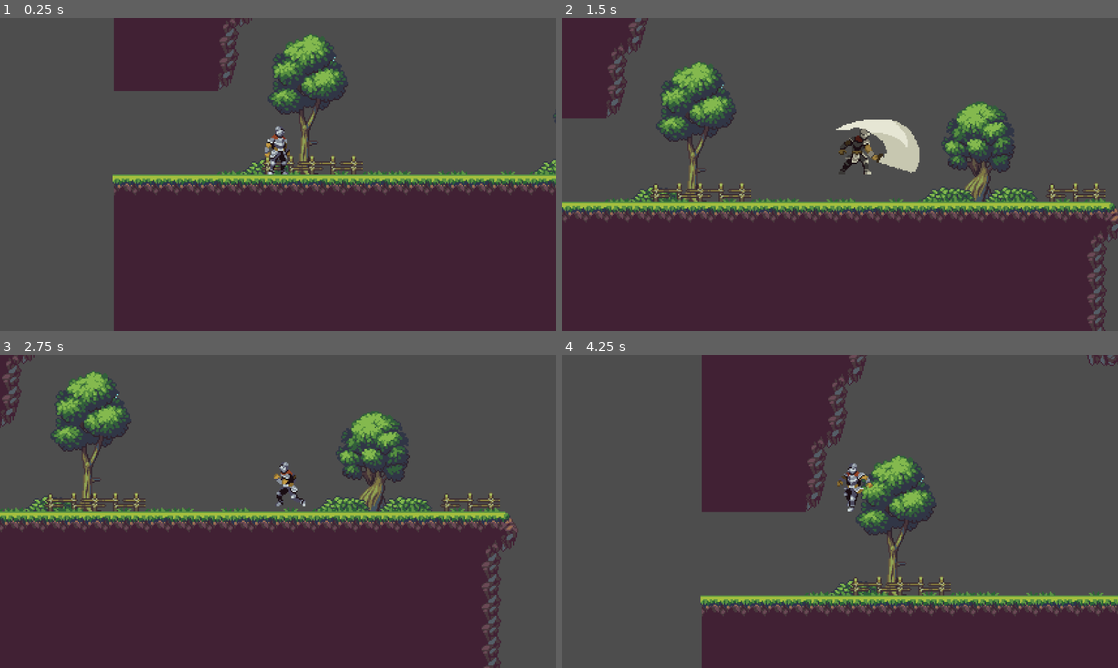
Above: before the commit, frames 1-4 (two rows, left to right).
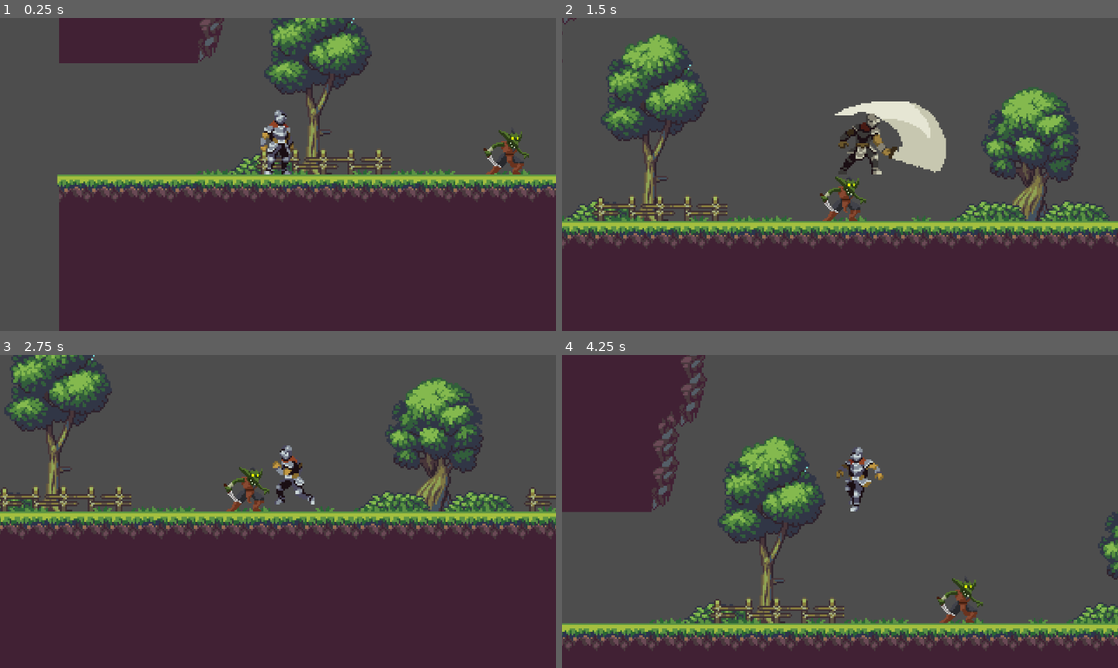
Above: after the commit, the same moments.

Repository: BOXCUBE06/A-good-knight-game
Game: Godot game, scene res://scenes/1_st_level.tscn
The game is run twice, just before and just after one commit, with the same random seed, the same clock (stepped at 60 frames per second) and the same inputs. The project has no main scene, so this scene is started directly.
Inputs:
- Up to frame 1 (0.25 s): no input
- Up to frame 2 (1.5 s): hold J (attack) 0.53-1.28 s; hold D (right) from 0.53 s (still down); tap Space (jump) at 0.77 s; tap J (attack) at 1.35 s
- Up to frame 3 (2.75 s): tap Space (jump) at 1.52 s; release D (right) at 2.03 s; hold A (left) from 2.03 s (still down); hold J (attack) from 2.03 s (still down); tap Shift (roll) at 2.1 s
- Up to frame 4 (4.25 s): keep holding A (left); release J (attack) at 2.78 s; tap J (attack) at 2.85 s; tap Space (jump) at 3.02, 3.77 s; hold J (attack) from 3.53 s (still down)

The runs differ from the first frame. In frame 1, 18% of the frame differs, in the area x 10-100%, y 0-100%; in frame 2, 30%; in frame 3, 23%; in frame 4, 40%, in the area x 0-100%, y 0-100%.

Commit message:
added goblin with hurtbox

Diff:
--- a/scenes/1_st_level.tscn
+++ b/scenes/1_st_level.tscn
@@ -3,6 +3,7 @@
 [ext_resource type="Texture2D" uid="uid://bxr6fgjvq2hq7" path="res://assets/The World/Foreground/Tileset.png" id="1_r0s54"]
 [ext_resource type="PackedScene" uid="uid://bnk6wo5s0ek7r" path="res://scenes/coin.tscn" id="1_yourp"]
 [ext_resource type="Texture2D" uid="uid://cmpanivne4bjc" path="res://assets/The World/Foreground/Trees.png" id="2_7mnyq"]
+[ext_resource type="PackedScene" uid="uid://cb40h3fcryf1t" path="res://scenes/goblin.tscn" id="2_48uft"]
 [ext_resource type="PackedScene" uid="uid://dll7s1t3nj5yv" path="res://scenes/knight.tscn" id="2_bb5av"]
 
 [sub_resource type="TileSetAtlasSource" id="TileSetAtlasSource_wxbss"]
@@ -425,6 +426,12 @@
 [node name="Coin5" parent="coins" unique_id=1016276105 instance=ExtResource("1_yourp")]
 position = Vector2(624, -56)
 
+[node name="enemies" type="Node" parent="." unique_id=1347163242]
+
+[node name="goblin" parent="enemies" unique_id=625552886 instance=ExtResource("2_48uft")]
+position = Vector2(131, 0)
+scale = Vector2(0.8, 0.8)
+
 [node name="TileMap" type="TileMap" parent="." unique_id=1153423940]
 position = Vector2(1, 0)
 format = 2
@@ -457,4 +464,5 @@
 [node name="Knight" parent="." unique_id=832301733 instance=ExtResource("2_bb5av")]
 
 [node name="Camera2D" type="Camera2D" parent="Knight" unique_id=201155421]
-zoom = Vector2(3, 3)
+zoom = Vector2(4, 4)
+rotation_smoothing_enabled = true
--- /dev/null
+++ b/scenes/goblin.tscn
@@ -0,0 +1,360 @@
+[gd_scene format=3 uid="uid://cb40h3fcryf1t"]
+
+[ext_resource type="Script" uid="uid://dfom7xe6rupvf" path="res://scripts/goblin.gd" id="1_lkl8q"]
+[ext_resource type="Texture2D" uid="uid://63y8mxohufmv" path="res://assets/Goblin/Attack.png" id="1_tjgje"]
+[ext_resource type="Texture2D" uid="uid://4d22768hvf67" path="res://assets/Goblin/Death.png" id="2_g1p1y"]
+[ext_resource type="Texture2D" uid="uid://c7s8l47t0jvho" path="res://assets/Goblin/Take Hit.png" id="3_lkl8q"]
+[ext_resource type="Texture2D" uid="uid://bnaaagolw66ug" path="res://assets/Goblin/Idle.png" id="4_yyaat"]
+[ext_resource type="Texture2D" uid="uid://txjvqgcq11nd" path="res://assets/Goblin/Run.png" id="5_u21pb"]
+
+[sub_resource type="Animation" id="Animation_vho8j"]
+length = 0.001
+tracks/0/type = "value"
+tracks/0/imported = false
+tracks/0/enabled = true
+tracks/0/path = NodePath("AnimatedSprite2D:animation")
+tracks/0/interp = 1
+tracks/0/loop_wrap = true
+tracks/0/keys = {
+"times": PackedFloat32Array(0),
+"transitions": PackedFloat32Array(1),
+"update": 1,
+"values": [&"attack"]
+}
+tracks/1/type = "value"
+tracks/1/imported = false
+tracks/1/enabled = true
+tracks/1/path = NodePath("AnimatedSprite2D:frame")
+tracks/1/interp = 1
+tracks/1/loop_wrap = true
+tracks/1/keys = {
+"times": PackedFloat32Array(0),
+"transitions": PackedFloat32Array(1),
+"update": 1,
+"values": [2]
+}
+tracks/2/type = "value"
+tracks/2/imported = false
+tracks/2/enabled = true
+tracks/2/path = NodePath("AttackArea/CollisionShape2D:disabled")
+tracks/2/interp = 1
+tracks/2/loop_wrap = true
+tracks/2/keys = {
+"times": PackedFloat32Array(0),
+"transitions": PackedFloat32Array(1),
+"update": 1,
+"values": [true]
+}
+
+[sub_resource type="Animation" id="Animation_g2t3q"]
+resource_name = "attack"
+length = 0.53333336
+tracks/0/type = "value"
+tracks/0/imported = false
+tracks/0/enabled = true
+tracks/0/path = NodePath("AnimatedSprite2D:animation")
+tracks/0/interp = 1
+tracks/0/loop_wrap = true
+tracks/0/keys = {
+"times": PackedFloat32Array(0),
+"transitions": PackedFloat32Array(1),
+"update": 1,
+"values": [&"attack"]
+}
+tracks/1/type = "value"
+tracks/1/imported = false
+tracks/1/enabled = true
+tracks/1/path = NodePath("AnimatedSprite2D:frame")
+tracks/1/interp = 1
+tracks/1/loop_wrap = true
+tracks/1/keys = {
+"times": PackedFloat32Array(0, 0.06666667, 0.13333334, 0.2, 0.26666668, 0.33333334, 0.4, 0.46666667),
+"transitions": PackedFloat32Array(1, 1, 1, 1, 1, 1, 1, 1),
+"update": 1,
+"values": [0, 1, 2, 3, 4, 5, 6, 7]
+}
+tracks/2/type = "value"
+tracks/2/imported = false
+tracks/2/enabled = true
+tracks/2/path = NodePath("AttackArea/CollisionShape2D:disabled")
+tracks/2/interp = 1
+tracks/2/loop_wrap = true
+tracks/2/keys = {
+"times": PackedFloat32Array(0, 0.4057713, 0.4744214),
+"transitions": PackedFloat32Array(1, 1, 1),
+"update": 1,
+"values": [true, false, true]
+}
+
+[sub_resource type="AnimationLibrary" id="AnimationLibrary_osho7"]
+_data = {
+&"RESET": SubResource("Animation_vho8j"),
+&"attack": SubResource("Animation_g2t3q")
+}
+
+[sub_resource type="AtlasTexture" id="AtlasTexture_4yait"]
+atlas = ExtResource("1_tjgje")
+region = Rect2(0, 0, 150, 150)
+
+[sub_resource type="AtlasTexture" id="AtlasTexture_q3g0h"]
+atlas = ExtResource("1_tjgje")
+region = Rect2(150, 0, 150, 150)
+
+[sub_resource type="AtlasTexture" id="AtlasTexture_76chb"]
+atlas = ExtResource("1_tjgje")
+region = Rect2(300, 0, 150, 150)
+
+[sub_resource type="AtlasTexture" id="AtlasTexture_g1p1y"]
+atlas = ExtResource("1_tjgje")
+region = Rect2(450, 0, 150, 150)
+
+[sub_resource type="AtlasTexture" id="AtlasTexture_lkl8q"]
+atlas = ExtResource("1_tjgje")
+region = Rect2(600, 0, 150, 150)
+
+[sub_resource type="AtlasTexture" id="AtlasTexture_yyaat"]
+atlas = ExtResource("1_tjgje")
+region = Rect2(750, 0, 150, 150)
+
+[sub_resource type="AtlasTexture" id="AtlasTexture_u21pb"]
+atlas = ExtResource("1_tjgje")
+region = Rect2(900, 0, 150, 150)
+
+[sub_resource type="AtlasTexture" id="AtlasTexture_vho8j"]
+atlas = ExtResource("1_tjgje")
+region = Rect2(1050, 0, 150, 150)
+
+[sub_resource type="AtlasTexture" id="AtlasTexture_exsy4"]
+atlas = ExtResource("2_g1p1y")
+region = Rect2(0, 0, 150, 150)
+
+[sub_resource type="AtlasTexture" id="AtlasTexture_nadka"]
+atlas = ExtResource("2_g1p1y")
+region = Rect2(150, 0, 150, 150)
+
+[sub_resource type="AtlasTexture" id="AtlasTexture_17tps"]
+atlas = ExtResource("2_g1p1y")
+region = Rect2(300, 0, 150, 150)
+
+[sub_resource type="AtlasTexture" id="AtlasTexture_y64qe"]
+atlas = ExtResource("2_g1p1y")
+region = Rect2(450, 0, 150, 150)
+
+[sub_resource type="AtlasTexture" id="AtlasTexture_0x8hd"]
+atlas = ExtResource("3_lkl8q")
+region = Rect2(0, 0, 150, 150)
+
+[sub_resource type="AtlasTexture" id="AtlasTexture_3wbsg"]
+atlas = ExtResource("3_lkl8q")
+region = Rect2(150, 0, 150, 150)
+
+[sub_resource type="AtlasTexture" id="AtlasTexture_2q0rr"]
+atlas = ExtResource("3_lkl8q")
+region = Rect2(300, 0, 150, 150)
+
+[sub_resource type="AtlasTexture" id="AtlasTexture_24xck"]
+atlas = ExtResource("3_lkl8q")
+region = Rect2(450, 0, 150, 150)
+
+[sub_resource type="AtlasTexture" id="AtlasTexture_dqtp1"]
+atlas = ExtResource("4_yyaat")
+region = Rect2(0, 0, 150, 150)
+
+[sub_resource type="AtlasTexture" id="AtlasTexture_lhktg"]
+atlas = ExtResource("4_yyaat")
+region = Rect2(150, 0, 150, 150)
+
+[sub_resource type="AtlasTexture" id="AtlasTexture_8rfs3"]
+atlas = ExtResource("4_yyaat")
+region = Rect2(300, 0, 150, 150)
+
+[sub_resource type="AtlasTexture" id="AtlasTexture_ks8t0"]
+atlas = ExtResource("4_yyaat")
+region = Rect2(450, 0, 150, 150)
+
+[sub_resource type="AtlasTexture" id="AtlasTexture_13dsh"]
+atlas = ExtResource("5_u21pb")
+region = Rect2(0, 0, 150, 150)
+
+[sub_resource type="AtlasTexture" id="AtlasTexture_v8gx8"]
+atlas = ExtResource("5_u21pb")
+region = Rect2(150, 0, 150, 150)
+
+[sub_resource type="AtlasTexture" id="AtlasTexture_os5nw"]
+atlas = ExtResource("5_u21pb")
+region = Rect2(300, 0, 150, 150)
+
+[sub_resource type="AtlasTexture" id="AtlasTexture_s6k17"]
+atlas = ExtResource("5_u21pb")
+region = Rect2(450, 0, 150, 150)
+
+[sub_resource type="AtlasTexture" id="AtlasTexture_iqo7g"]
+atlas = ExtResource("5_u21pb")
+region = Rect2(600, 0, 150, 150)
+
+[sub_resource type="AtlasTexture" id="AtlasTexture_cww4c"]
+atlas = ExtResource("5_u21pb")
+region = Rect2(750, 0, 150, 150)
+
+[sub_resource type="AtlasTexture" id="AtlasTexture_bmpje"]
+atlas = ExtResource("5_u21pb")
+region = Rect2(900, 0, 150, 150)
+
+[sub_resource type="AtlasTexture" id="AtlasTexture_f55f5"]
+atlas = ExtResource("5_u21pb")
+region = Rect2(1050, 0, 150, 150)
+
+[sub_resource type="SpriteFrames" id="SpriteFrames_jvwcf"]
+animations = [{
+"frames": [{
+"duration": 1.0,
+"texture": SubResource("AtlasTexture_4yait")
+}, {
+"duration": 1.0,
+"texture": SubResource("AtlasTexture_q3g0h")
+}, {
+"duration": 1.0,
+"texture": SubResource("AtlasTexture_76chb")
+}, {
+"duration": 1.0,
+"texture": SubResource("AtlasTexture_g1p1y")
+}, {
+"duration": 1.0,
+"texture": SubResource("AtlasTexture_lkl8q")
+}, {
+"duration": 1.0,
+"texture": SubResource("AtlasTexture_yyaat")
+}, {
+"duration": 1.0,
+"texture": SubResource("AtlasTexture_u21pb")
+}, {
+"duration": 1.0,
+"texture": SubResource("AtlasTexture_vho8j")
+}],
+"loop": false,
+"name": &"attack",
+"speed": 15.0
+}, {
+"frames": [{
+"duration": 1.0,
+"texture": SubResource("AtlasTexture_exsy4")
+}, {
+"duration": 1.0,
+"texture": SubResource("AtlasTexture_nadka")
+}, {
+"duration": 1.0,
+"texture": SubResource("AtlasTexture_17tps")
+}, {
+"duration": 1.0,
+"texture": SubResource("AtlasTexture_y64qe")
+}],
+"loop": false,
+"name": &"death",
+"speed": 12.0
+}, {
+"frames": [{
+"duration": 1.0,
+"texture": SubResource("AtlasTexture_0x8hd")
+}, {
+"duration": 1.0,
+"texture": SubResource("AtlasTexture_3wbsg")
+}, {
+"duration": 1.0,
+"texture": SubResource("AtlasTexture_2q0rr")
+}, {
+"duration": 1.0,
+"texture": SubResource("AtlasTexture_24xck")
+}],
+"loop": false,
+"name": &"hurt",
+"speed": 12.0
+}, {
+"frames": [{
+"duration": 1.0,
+"texture": SubResource("AtlasTexture_dqtp1")
+}, {
+"duration": 1.0,
+"texture": SubResource("AtlasTexture_lhktg")
+}, {
+"duration": 1.0,
+"texture": SubResource("AtlasTexture_8rfs3")
+}, {
+"duration": 1.0,
+"texture": SubResource("AtlasTexture_ks8t0")
+}],
+"loop": true,
+"name": &"idle",
+"speed": 10.0
+}, {
+"frames": [{
+"duration": 1.0,
+"texture": SubResource("AtlasTexture_13dsh")
+}, {
+"duration": 1.0,
+"texture": SubResource("AtlasTexture_v8gx8")
+}, {
+"duration": 1.0,
+"texture": SubResource("AtlasTexture_os5nw")
+}, {
+"duration": 1.0,
+"texture": SubResource("AtlasTexture_s6k17")
+}, {
+"duration": 1.0,
+"texture": SubResource("AtlasTexture_iqo7g")
+}, {
+"duration": 1.0,
+"texture": SubResource("AtlasTexture_cww4c")
+}, {
+"duration": 1.0,
+"texture": SubResource("AtlasTexture_bmpje")
+}, {
+"duration": 1.0,
+"texture": SubResource("AtlasTexture_f55f5")
+}],
+"loop": true,
+"name": &"run",
+"speed": 12.0
+}]
+
+[sub_resource type="CapsuleShape2D" id="CapsuleShape2D_pjam5"]
+radius = 6.0
+height = 34.0
+
+[sub_resource type="RectangleShape2D" id="RectangleShape2D_v2rmj"]
+size = Vector2(26, 34)
+
+[sub_resource type="RectangleShape2D" id="RectangleShape2D_g1p1y"]
+size = Vector2(28, 9)
+
+[node name="goblin" type="CharacterBody2D" unique_id=625552886]
+script = ExtResource("1_lkl8q")
+
+[node name="AnimationPlayer" type="AnimationPlayer" parent="." unique_id=1518008081]
+libraries/ = SubResource("AnimationLibrary_osho7")
+
+[node name="AnimatedSprite2D" type="AnimatedSprite2D" parent="." unique_id=1590124530]
+position = Vector2(1, -26)
+sprite_frames = SubResource("SpriteFrames_jvwcf")
+animation = &"attack"
+frame = 2
+
+[node name="hitbox" type="CollisionShape2D" parent="." unique_id=192273716]
+position = Vector2(2, -17)
+shape = SubResource("CapsuleShape2D_pjam5")
+
+[node name="HurtBox" type="Area2D" parent="." unique_id=483349022]
+position = Vector2(1, -17)
+collision_layer = 4
+collision_mask = 0
+
+[node name="CollisionShape2D" type="CollisionShape2D" parent="HurtBox" unique_id=2032405072]
+shape = SubResource("RectangleShape2D_v2rmj")
+debug_color = Color(0.8487164, 0.3751638, 5.7756904e-07, 0.41960785)
+
+[node name="AttackArea" type="Area2D" parent="." unique_id=79298944]
+
+[node name="CollisionShape2D" type="CollisionShape2D" parent="AttackArea" unique_id=2121544516]
+position = Vector2(30, -9)
+shape = SubResource("RectangleShape2D_g1p1y")
+disabled = true
+debug_color = Color(0.99999994, 0.00448285, 0.086790256, 0.41960785)
--- a/scenes/knight.tscn
+++ b/scenes/knight.tscn
@@ -6,6 +6,7 @@
 [ext_resource type="Texture2D" uid="uid://c2ri07sdi3b5r" path="res://assets/Knight/Colour1/NoOutline/120x80_PNGSheets/_Attack.png" id="2_mvyd6"]
 [ext_resource type="Texture2D" uid="uid://osmrgfuvy1yr" path="res://assets/Knight/Colour1/NoOutline/120x80_PNGSheets/_Attack2.png" id="3_14u3r"]
 [ext_resource type="Texture2D" uid="uid://4n0116xd1oj0" path="res://assets/Knight/Colour2/NoOutline/120x80_PNGSheets/_Jump.png" id="3_k2txo"]
+[ext_resource type="Texture2D" uid="uid://dnge1jr46wqv7" path="res://assets/Knight/Colour2/NoOutline/120x80_PNGSheets/_AttackNoMovement.png" id="4_3cm67"]
 [ext_resource type="Texture2D" uid="uid://b2k53f2t3nphd" path="res://assets/Knight/Colour2/NoOutline/120x80_PNGSheets/_Roll.png" id="4_mvyd6"]
 [ext_resource type="Texture2D" uid="uid://dtahi65n64sp5" path="res://assets/Knight/Colour2/NoOutline/120x80_PNGSheets/_Run.png" id="5_14u3r"]
 [ext_resource type="Texture2D" uid="uid://bivtaynbdcuw7" path="res://assets/Knight/Colour2/NoOutline/120x80_PNGSheets/_TurnAround.png" id="6_3cm67"]
@@ -176,6 +177,22 @@
 atlas = ExtResource("3_14u3r")
 region = Rect2(600, 0, 120, 80)
 
+[sub_resource type="AtlasTexture" id="AtlasTexture_xf3v0"]
+atlas = ExtResource("4_3cm67")
+region = Rect2(0, 0, 120, 80)
+
+[sub_resource type="AtlasTexture" id="AtlasTexture_l7r8j"]
+atlas = ExtResource("4_3cm67")
+region = Rect2(120, 0, 120, 80)
+
+[sub_resource type="AtlasTexture" id="AtlasTexture_4dm5t"]
+atlas = ExtResource("4_3cm67")
+region = Rect2(240, 0, 120, 80)
+
+[sub_resource type="AtlasTexture" id="AtlasTexture_612xs"]
+atlas = ExtResource("4_3cm67")
+region = Rect2(360, 0, 120, 80)
+
 [sub_resource type="AtlasTexture" id="AtlasTexture_nw3uw"]
 atlas = ExtResource("1_swm0g")
 region = Rect2(0, 0, 120, 80)
@@ -381,6 +398,23 @@
 "loop": false,
 "name": &"attack2",
 "speed": 18.0
+}, {
+"frames": [{
+"duration": 1.0,
+"texture": SubResource("AtlasTexture_xf3v0")
+}, {
+"duration": 1.0,
+"texture": SubResource("AtlasTexture_l7r8j")
+}, {
+"duration": 1.0,
+"texture": SubResource("AtlasTexture_4dm5t")
+}, {
+"duration": 1.0,
+"texture": SubResource("AtlasTexture_612xs")
+}],
+"loop": true,
+"name": &"attack3",
+"speed": 12.0
 }, {
 "frames": [],
 "loop": true,
@@ -566,6 +600,8 @@
 shape = SubResource("CapsuleShape2D_swm0g")
 
 [node name="AttackArea" type="Area2D" parent="." unique_id=1228112249]
+collision_layer = 8
+collision_mask = 4
 
 [node name="CollisionShape2D" type="CollisionShape2D" parent="AttackArea" unique_id=1963320844]
 position = Vector2(48, -19)
@@ -574,3 +610,4 @@
 debug_color = Color(0.99833244, 0, 0.15601519, 0.41960785)
 
 [connection signal="animation_finished" from="AnimationPlayer" to="." method="_on_animation_player_animation_finished"]
+[connection signal="area_entered" from="AttackArea" to="." method="_on_attack_area_area_entered"]
--- /dev/null
+++ b/scripts/goblin.gd
@@ -0,0 +1,69 @@
+extends CharacterBody2D
+
+# --- Variables ---
+var health: int = 20
+var is_dead: bool = false
+var is_hurt: bool = false
+
+# --- Nodes ---
+@onready var sprite = $AnimatedSprite2D
+
+func _physics_process(delta: float) -> void:
+	# Stop processing movement logic if dead
+	if is_dead:
+		return
+
+	# Apply gravity so the goblin doesn't float
+	if not is_on_floor():
+		velocity += get_gravity() * delta
+
+	# If the goblin is currently playing the hurt animation, stop it from moving
+	if is_hurt:
+		velocity.x = move_toward(velocity.x, 0, 200 * delta)
+		move_and_slide()
+		return
+
+	# Default state (you can add your run/chase logic here later)
+	sprite.play("idle")
+	move_and_slide()
+
+# --- Damage Logic ---
+func take_damage(amount: int) -> void:
+	if is_dead:
+		return
+
+	health -= amount
+
+	if health <= 0:
+		die()
+	else:
+		trigger_hurt()
+
+func trigger_hurt() -> void:
+	is_hurt = true
+	sprite.play("hurt")
+
+	# Wait for the hurt animation to completely finish
+	await sprite.animation_finished
+
+	# Return to normal state only if it didn't die while hurt
+	if not is_dead:
+		is_hurt = false
+
+func die() -> void:
+	is_dead = true
+	velocity.x = 0 # Stop all horizontal movement
+
+	sprite.play("death")
+
+	# Safely turn off the hitboxes so the player's sword doesn't keep hitting the corpse
+	if has_node("hurtbox/CollisionShape2D"):
+		$hurtbox/CollisionShape2D.set_deferred("disabled", true)
+	if has_node("hitbox/CollisionShape2D"):
+		$hitbox/CollisionShape2D.set_deferred("disabled", true)
+	if has_node("AttackArea/CollisionShape2D"):
+		$AttackArea/CollisionShape2D.set_deferred("disabled", true)
+
+	# Wait for the death animation to finish, then delete the goblin from the game
+	await sprite.animation_finished
+	queue_free()
--- a/scripts/knight.gd
+++ b/scripts/knight.gd
@@ -139,3 +139,9 @@
 	elif anim_name == "attack2":
 		is_attacking = false
 		combo_step = 0
+
+
+func _on_attack_area_area_entered(area: Area2D) -> void:
+	var enemy = area.get_parent()
+	if enemy.has_method("take_damage"):
+		enemy.take_damage(10)
Binary file added: assets/Goblin/Attack.png
Not shown, added: assets/Goblin/Attack.png.import
Binary file added: assets/Goblin/Death.png
Not shown, added: assets/Goblin/Death.png.import
Binary file added: assets/Goblin/Idle.png
Not shown, added: assets/Goblin/Idle.png.import
Binary file added: assets/Goblin/Run.png
Not shown, added: assets/Goblin/Run.png.import
Binary file added: assets/Goblin/Take Hit.png
Not shown, added: assets/Goblin/Take Hit.png.import
Not shown, added: scripts/goblin.gd.uid
